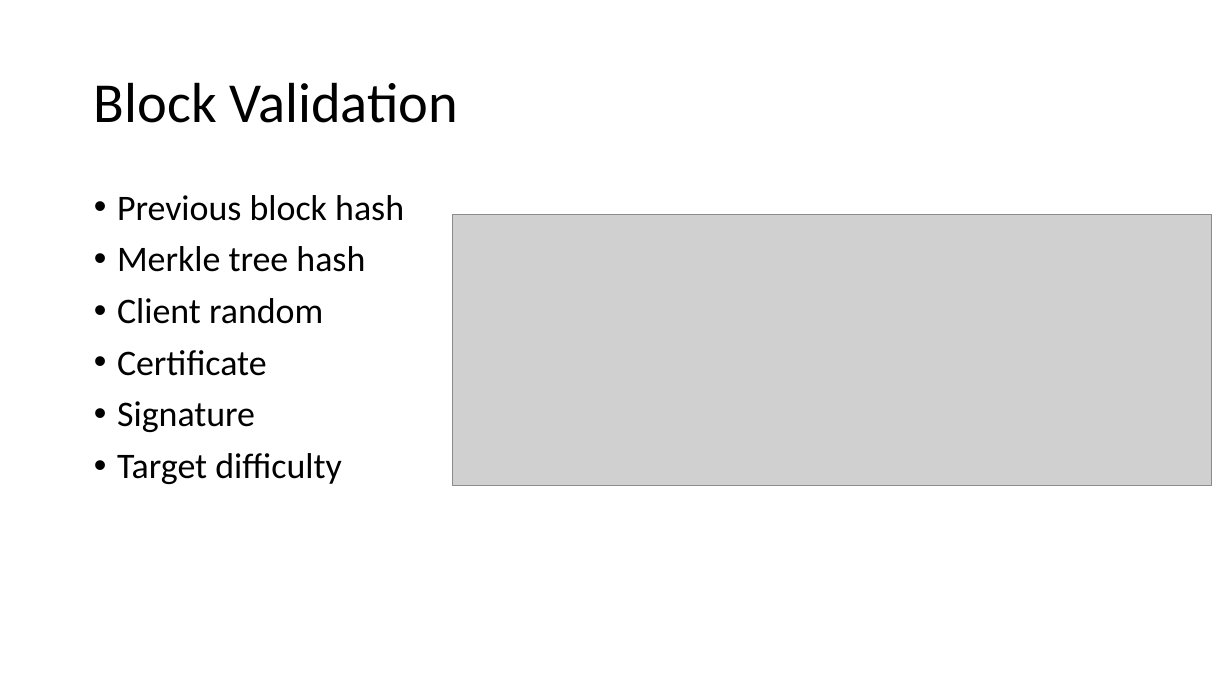
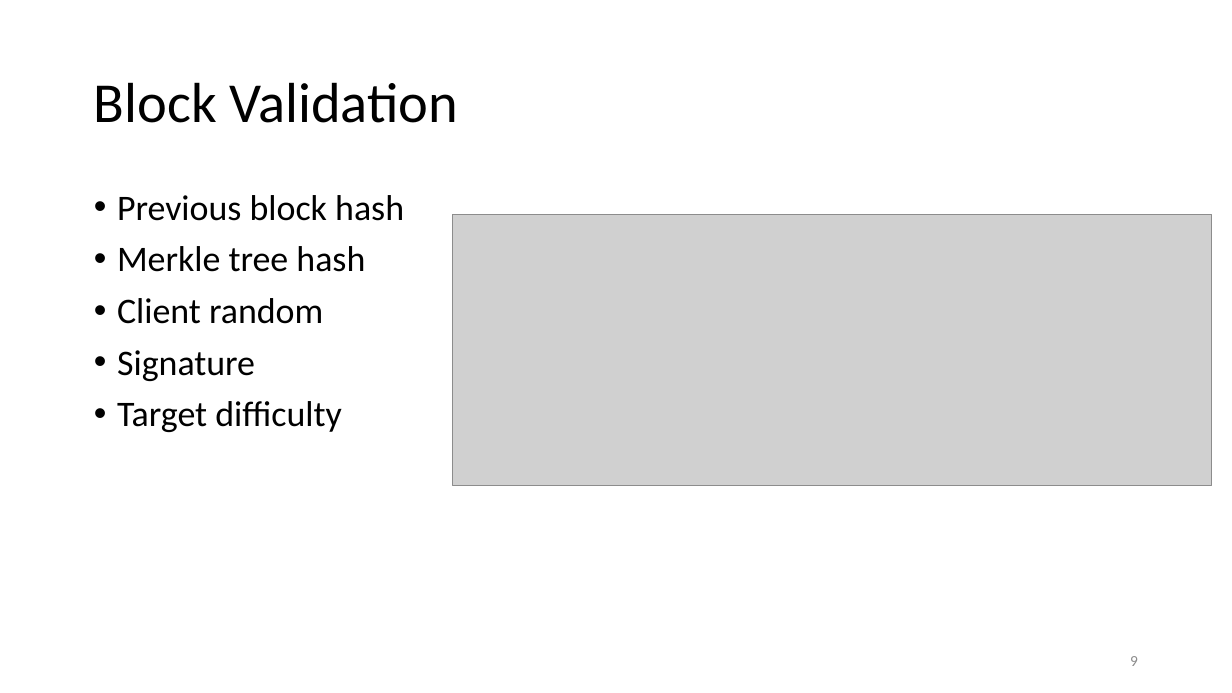
Before and after one commit to ewust/DDoSCoin, a slide deck: slide 9 of presentation/DDoSCoin.pptx. Drawn at 1232x693 pixels with LibreOffice and Linux fonts; fonts in the diff are those of the drawing; grey boxes stand for pictures. Boxes give left, top, right and bottom in pixels: in the first picture for what was removed or moved away, otherwise in the second. Text is boxed around its words. In the diff, an @@ line names an element or a change of style, - is before the commit and + after.

```diff
--- a/presentation/DDoSCoin.pptx
+++ b/presentation/DDoSCoin.pptx
@@ text at [117, 350, 267, 376]: paragraph removed @@
-• Certificate
@@ page number added at [1130, 656, 1138, 666], 12 pt, text #8C8C8C @@
+9
```
Also in this commit, not shown: 15 other slides changed, 2 slides added, 1 slide removed.
